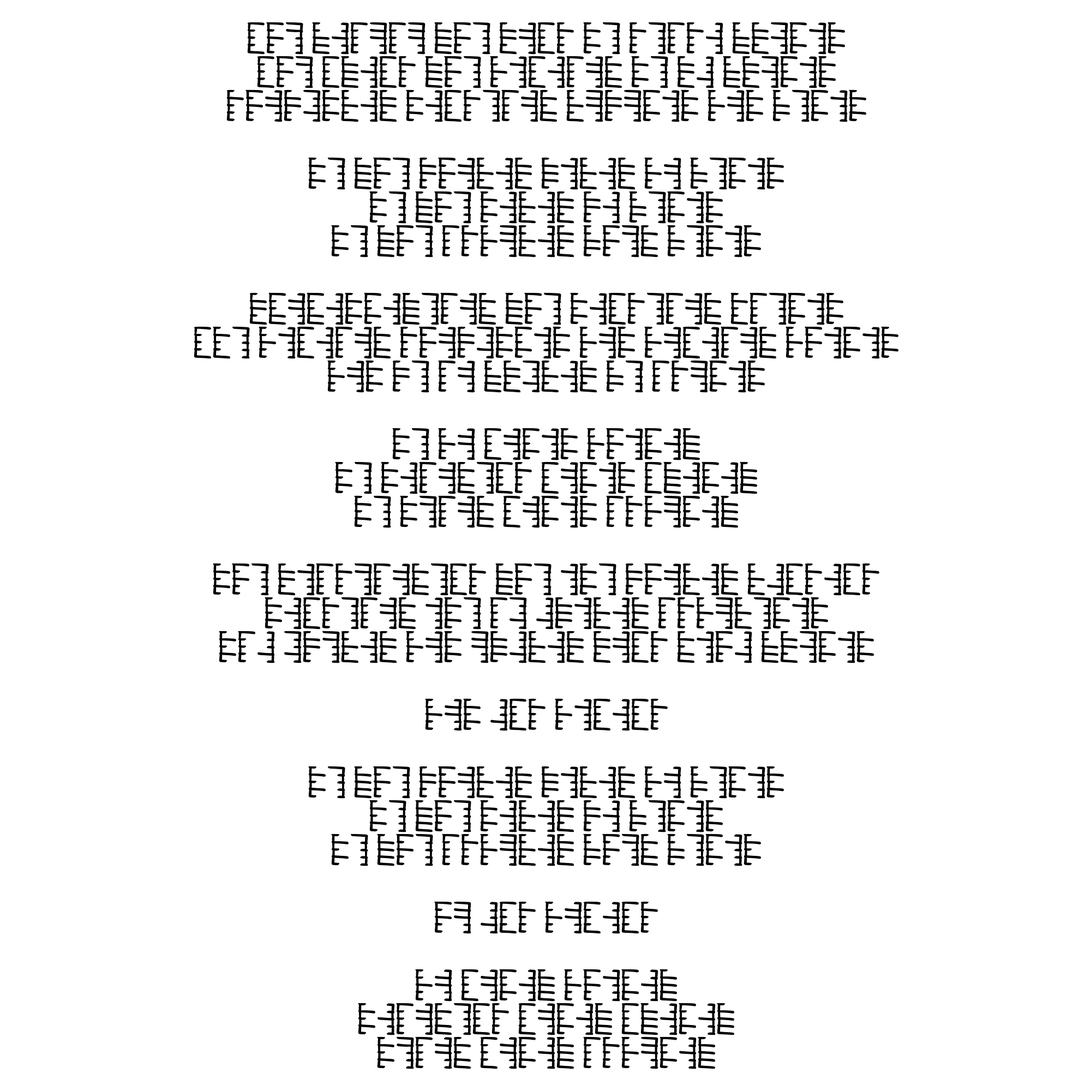
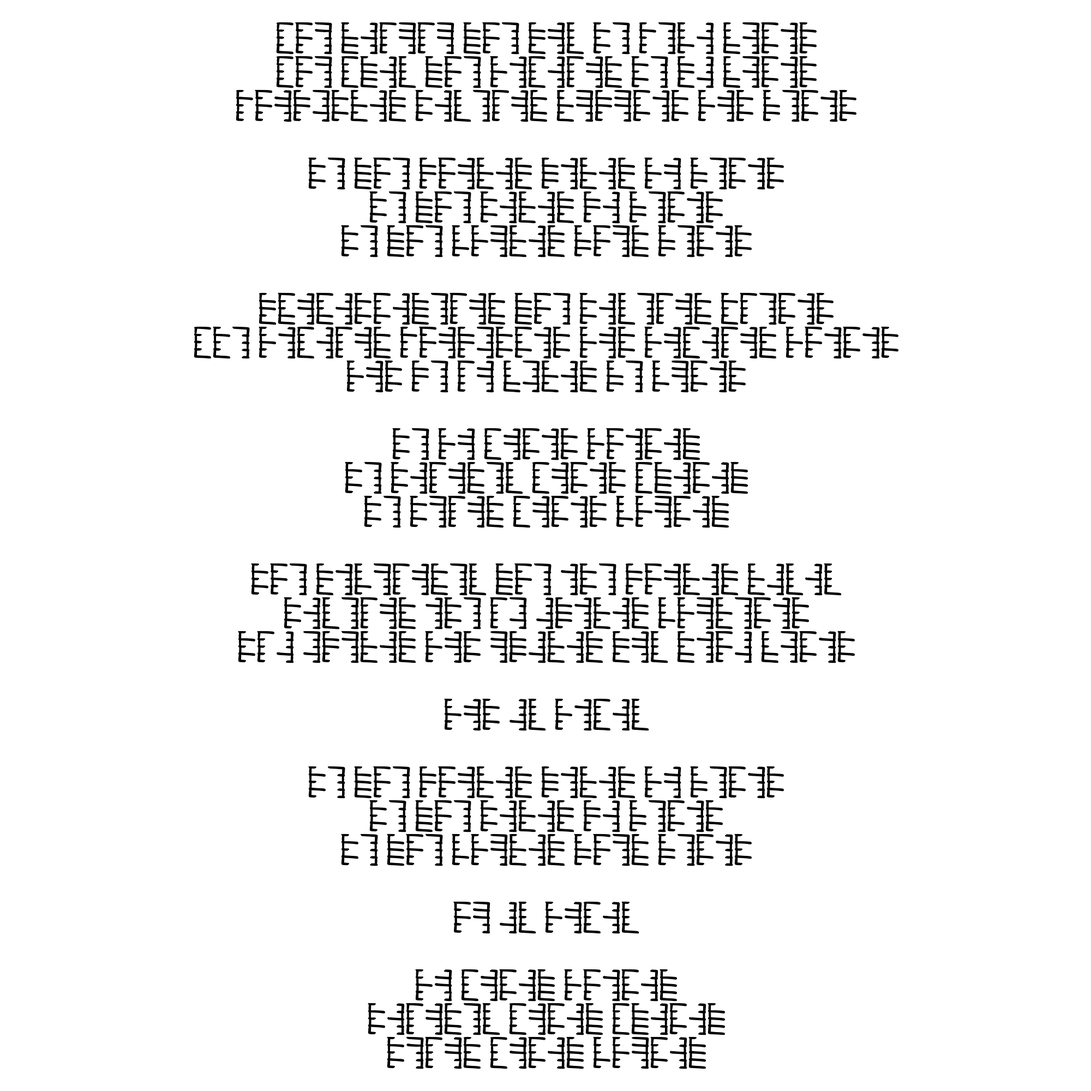
Layer changes from the first 1091px x 1091px image to the second:
renamed "tyë gisôsô rya noth ka hashi g..." to "tyë gisôsô rya noθ ka haʃi ɲîv...", painted on it over [212, 21, 880, 1070]
